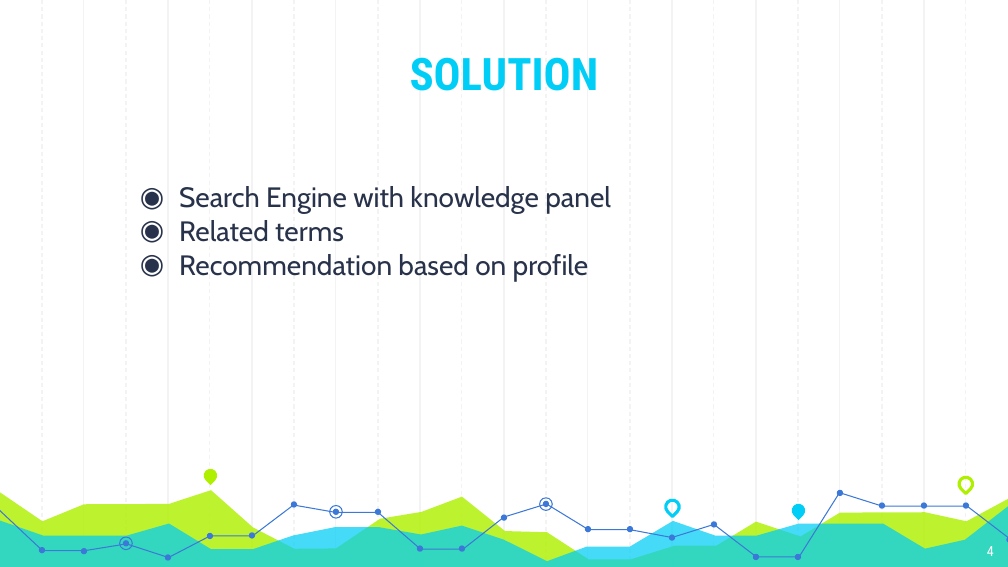
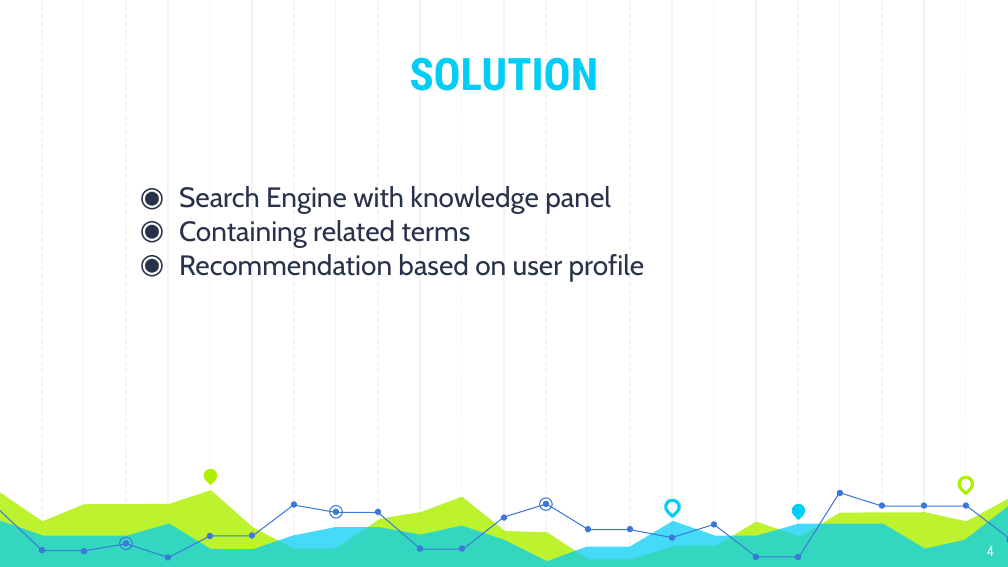
Before and after one commit to Andyayk/app, a slide deck: slide 4 of Graph Based Search.pptx. Drawn at 1008x567 pixels with LibreOffice and Linux fonts; fonts in the diff are those of the drawing. Boxes give left, top, right and bottom in pixels: in the first picture for what was removed or moved away, otherwise in the second. Text is boxed around its words. In the diff, an @@ line names an element or a change of style, - is before the commit and + after.

Commit message:
- update presentation

```diff
--- a/Graph Based Search.pptx
+++ b/Graph Based Search.pptx
@@ text at bbox=[179, 220, 645, 281]: text changed @@
-◉ Related terms
-◉ Recommendation based on profile
+◉ Containing related terms
+◉ Recommendation based on user profile
```
Also in this commit, not shown: 6 other slides changed, 2 slides added.
